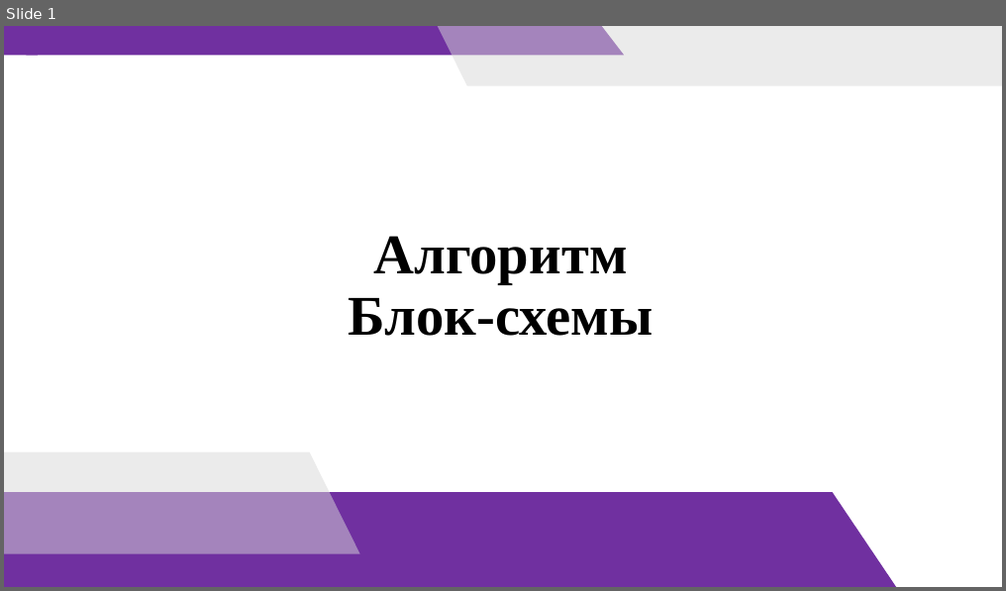
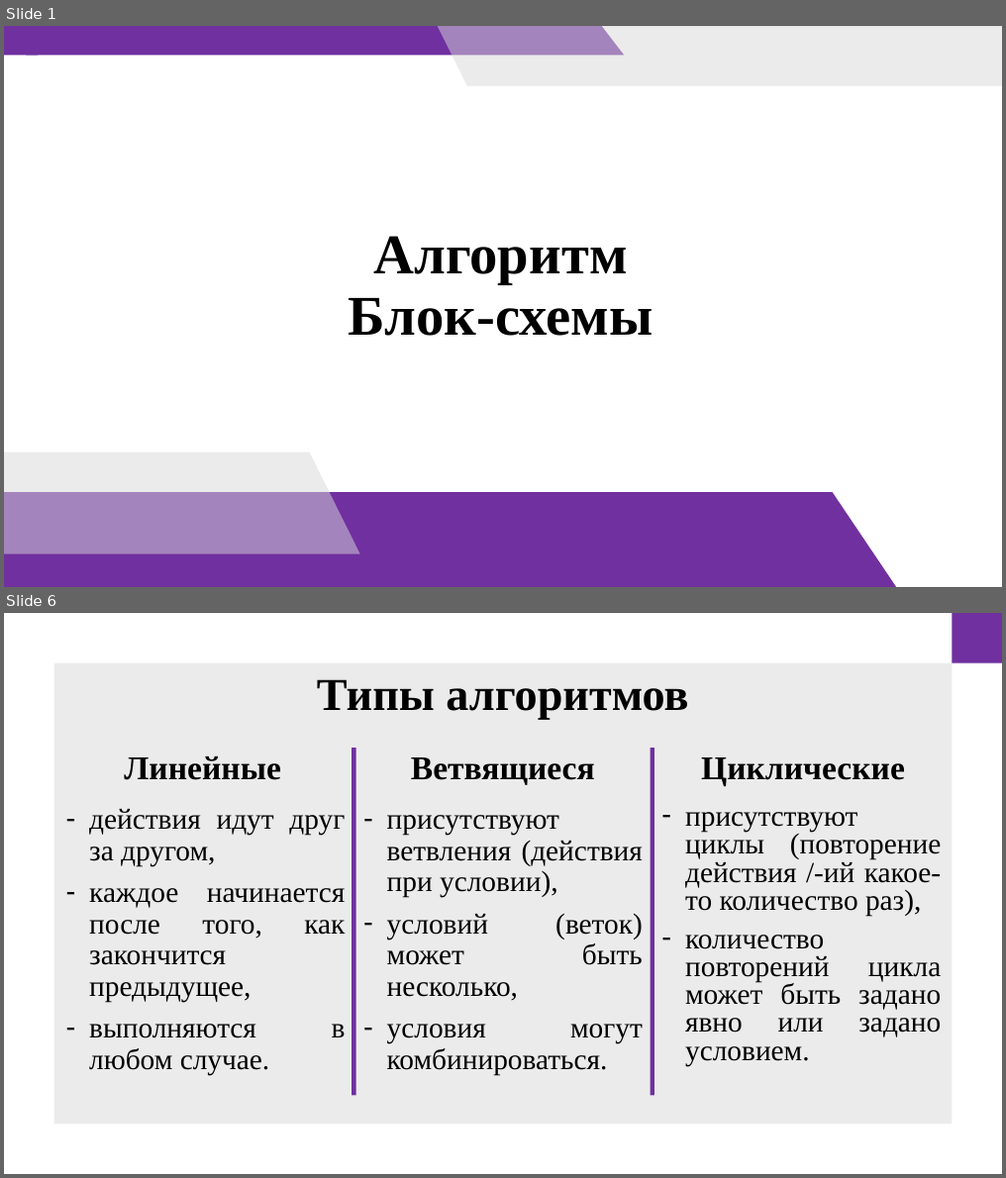
Before and after one commit to doshenka/akademy_files, a slide deck: преза на 12-4-24.pptx. Shown one above the other, each under a label of ours: slide 1 before the commit, slides 1 and 6 after it; the slides between them are not shown. The pictures are 1006x591 and 1006x1178 pixels, drawn with LibreOffice and Linux fonts; fonts in the diff are those of the drawing. Boxes give left, top, right and bottom in pixels: in the first picture for what was removed or moved away, otherwise in the second. Text is boxed around its words. In the diff, an @@ line names an element or a change of style, - is before the commit and + after.

```diff
--- a/преза на 12-4-24.pptx
+++ b/преза на 12-4-24.pptx
@@ slide 6 added at <box>4,613,1002,1174</box>, background #FFFFFF @@
@@ rectangle added at <box>951,613,1002,663</box>, fill #7030A0 @@
@@ rectangle added at <box>54,663,951,1124</box>, fill #D9D9D9 at 50% opacity @@
@@ title added at <box>317,679,688,719</box>, 44 pt, text #000000, bold @@
+Типы алгоритмов
@@ text added at <box>124,757,281,780</box>, 32 pt, text #000000, bold @@
+Линейные
@@ rectangle added at <box>351,748,355,1096</box>, fill #7030A0 @@
@@ text added at <box>411,758,595,785</box>, 32 pt, text #000000, bold @@
+Ветвящиеся
@@ rectangle added at <box>650,748,654,1096</box>, fill #7030A0 @@
@@ text added at <box>701,758,905,786</box>, 32 pt, text #000000, bold @@
+Циклические
@@ text added at <box>89,809,346,1075</box>, 28 pt, text #000000 @@
+– действия идут друг за другом,
+– каждое начинается после того, как закончится предыдущее,
+– выполняются в любом случае.
@@ text added at <box>387,815,643,1075</box>, 28 pt, text #000000 @@
+– присутствуют ветвления (действия при условии),
+– условий (веток) может быть несколько,
+– условия могут комбинироваться.
@@ text added at <box>685,812,942,1066</box>, 28 pt, text #000000 @@
+– присутствуют циклы (повторение действия /-ий какое-то количество раз),
+– количество повторений цикла может быть задано явно или задано условием.
```
Also in this commit, not shown: 5 slides changed, 11 other slides added, 1 slide removed.
